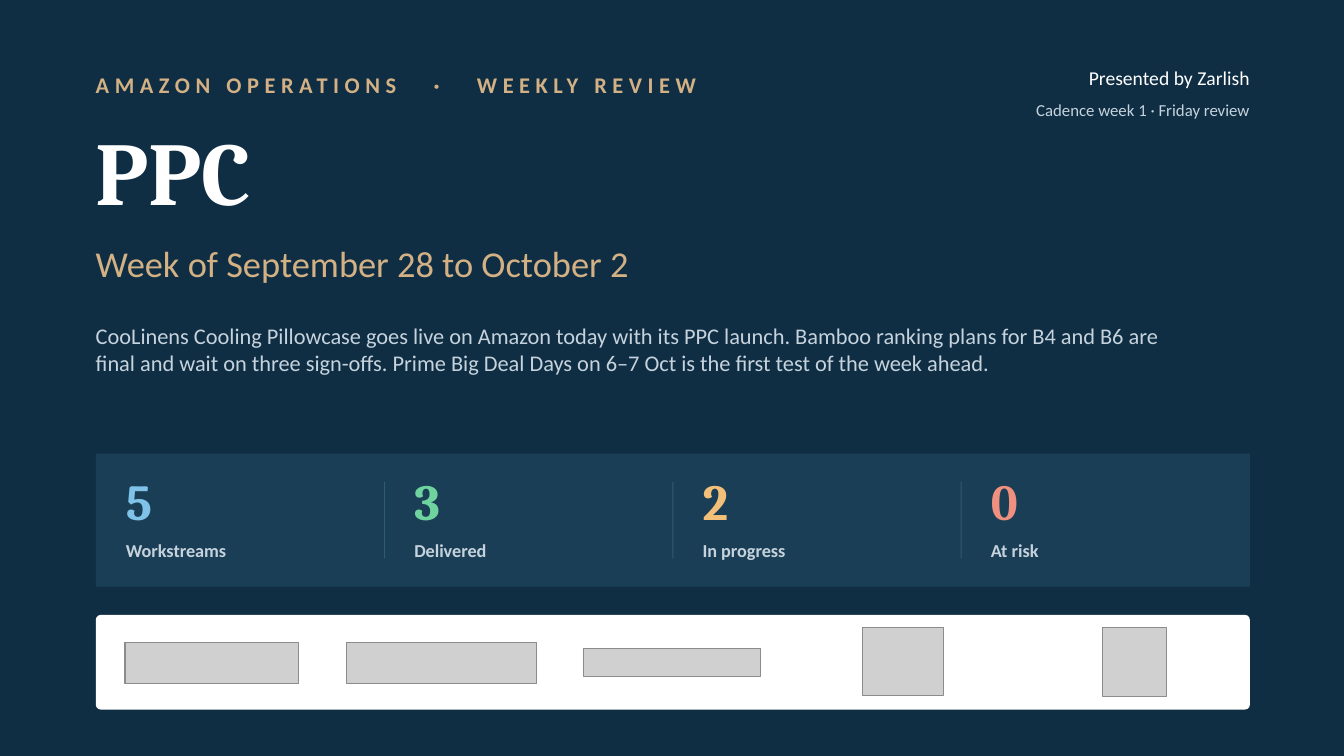
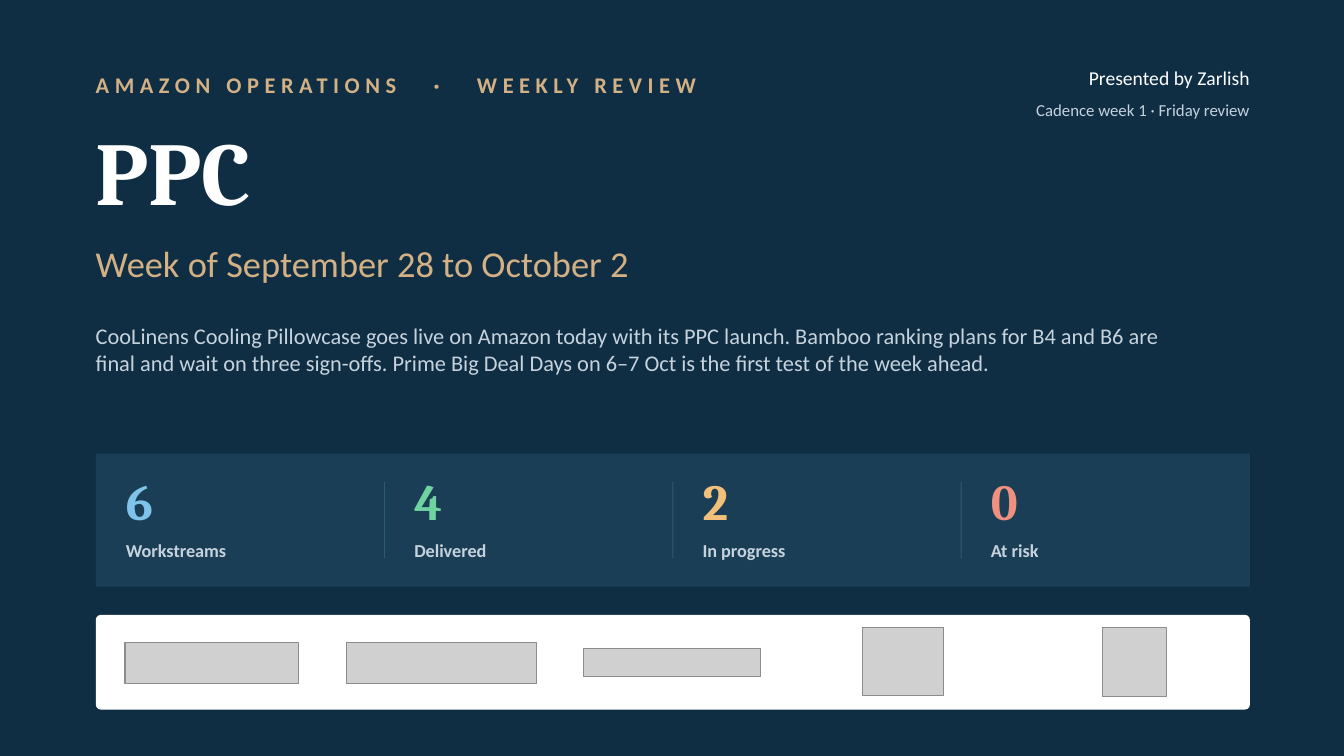
Before and after one commit to zarlish-web/PPC-Audit-, a slide deck: slide 1 of deliverables/PPC_Weekly_Review_Sep28-Oct2.pptx. Drawn at 1344x756 pixels with LibreOffice and Linux fonts; fonts in the diff are those of the drawing; grey boxes stand for pictures. Boxes give left, top, right and bottom in pixels: in the first picture for what was removed or moved away, otherwise in the second. Text is boxed around its words. In the diff, an @@ line names an element or a change of style, - is before the commit and + after.

```diff
--- a/deliverables/PPC_Weekly_Review_Sep28-Oct2.pptx
+++ b/deliverables/PPC_Weekly_Review_Sep28-Oct2.pptx
@@ text at box(126, 486, 153, 521): text changed @@
-5
+6
@@ text at box(414, 485, 442, 520): text changed @@
-3
+4
```
Also in this commit, not shown: 3 other slides changed.
